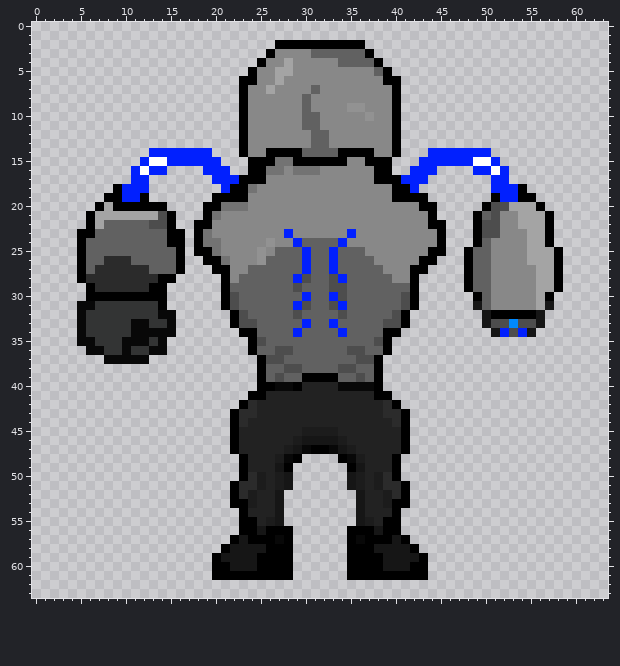
Pixel-art sprite: Characters/Robot/animations/Fugue_RobotModArmStand/BACK/RobotBackStand2.png. The first picture shows the starting point.
The file is 64x64 pixels. Colours within 5 levels of each other are drawn and written as one.
The same view after the edit:
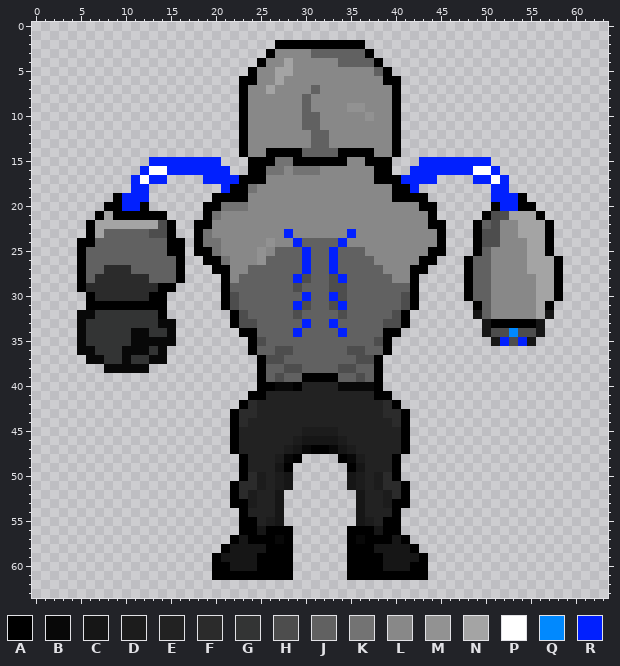
Palette (. is transparent): A #000000  B #080808  C #161616  D #1c1c1c  E #222222  F #2b2b2b  G #333434  H #4d4d4d  J #616161  K #737373  L #888888  M #929292  N #a4a4a4  P #ffffff  Q #0189fe  R #0120fe
The exact change:
@@ x 0..63 @@
 13 .......................ALLLLLLLJJLLLLLLLA.......................
-14 .............RRRRRRR...ALLAAAAJJJJAAAALLA...RRRRRRR.............
-15 ............RPPRRRRRR...AAAKKAAAAAALLAAA...RRRRRRPPR............
-16 ...........RPRR....RRR..AAKKLKKKLLLLLLAA..RRR....RRPR...........
-17 ...........RR.......RRRAAALLLLLLLLLLLLAAARRR.......RR...........
-18 .........ARRR........RAAKLLLLLLLLLLLLLLLAAR........RRRA.........
-19 ........AARRA.......AAAALLLLLLLLLLLLLLLLAAAA.......ARRAA........
-20 .......ANAAAAAA....AAKKKLLLLLLLLLLLLLLLLLLLAA.....AHHNNNA.......
-21 ......ANNNNNNNHA...AKLLLLLLLLLLLLLLLLLLLLLLLA....AJHLLNNNA......
-22 ......ANJJJJJHHA..AALLLLLLLLLLLLLLLLLLLLLLLLAA...AHHLLNNNA......
-23 .....AAJJJJJJJJAA.AKLLLLLLLLRLLLLLLRLLLLLLLLLA...AHHLLLNNA......
-24 .....AJJJJJJJJJAA.AKKLLLLLMLLRJJJJRLLLLLLLLLLA...AJLLLLNNA......
-25 .....AJJJJJJJJJJA.AAKLLLLMLJJJRJJRJJJLLLLLLLAA..AJJLLLLNNNA.....
-26 .....AJJFFFJJJJJA..AAKLLLMJJJJRJJRJJJJLLLLLAA...AJJLLLLNNNA.....
-27 .....AJFFFFFFJJJA...AALLJJJJJJRJJRJJJJJLLLAA....AJJLLLLLNNA.....
-28 .....AFFFFFFFFAA.....ALJJJJJJRHJJHRJJJJJLLA.....AJJLLLLLNNA.....
-29 ......AFFFFFFAA......AJJJJJJJHJJJHHJJJJJJJA.....AJJLLLLLNNA.....
-30 ......AAAAAAAAA......AHJJJJJJJRJJRHJJJJJJHA......AJLLLLLNA......
-31 .....BBGGGGGGGA......AHJJJJJJRHJJHRJJJJJJHA......CJLLLLLNC......
-32 .....BGGGGGGGGBB......AHJJJJJHJJJJHJJJJJHA........CAAAAAC.......
-33 .....BGGGGGBBGGB......AHHJJJJJRJJRJJJJJHHA........CHHQHHC.......
-34 .....BGGGGGBBBBB.......AAJJJJRJJJJRJJJJAA..........CRHRC........
-35 .....BBGGGBBBGB.........AHJJJJJJJJJJJJHA........................
-36 ......BBGGBGGBB.........AJJHHJJJJJJHHJJA........................
-37 ........BBBBB............AHHJJJJJJJJHHA.........................
-38 .........................AJJHHJJJJHHJJA.........................
+14 .......................ALLAAAAJJJJAAAALLA.......................
+15 .............RRRRRRRR...AAAKKAAAAAALLAAA...RRRRRRRR.............
+16 ............RPPRRRRRRR..AAKKLKKKLLLLLLAA..RRRRRRRPPR............
+17 ...........RPRR....RRRRAAALLLLLLLLLLLLAAARRRR....RRPR...........
+18 ...........RR........RAAKLLLLLLLLLLLLLLLAAR........RR...........
+19 .........ARRR.......AAAALLLLLLLLLLLLLLLLAAAA.......RRRA.........
+20 ........AARRA......AAKKKLLLLLLLLLLLLLLLLLLLAA......ARRAA........
+21 .......ANAAAAAA....AKLLLLLLLLLLLLLLLLLLLLLLLA.....AHHNNNA.......
+22 ......ANNNNNNNHA..AALLLLLLLLLLLLLLLLLLLLLLLLAA...AJHLLNNNA......
+23 ......ANJJJJJHHA..AKLLLLLLLLRLLLLLLRLLLLLLLLLA...AHHLLNNNA......
+24 .....AAJJJJJJJJAA.AKKLLLLLMLLRJJJJRLLLLLLLLLLA...AHHLLLNNA......
+25 .....AJJJJJJJJJAA.AAKLLLLMLJJJRJJRJJJLLLLLLLAA...AJLLLLNNA......
+26 .....AJJJJJJJJJJA..AAKLLLMJJJJRJJRJJJJLLLLLAA...AJJLLLLNNNA.....
+27 .....AJJFFFJJJJJA...AALLJJJJJJRJJRJJJJJLLLAA....AJJLLLLNNNA.....
+28 .....AJFFFFFFJJJA....ALJJJJJJRHJJHRJJJJJLLA.....AJJLLLLLNNA.....
+29 .....AFFFFFFFFAA.....AJJJJJJJHJJJHHJJJJJJJA.....AJJLLLLLNNA.....
+30 ......AFFFFFFAA......AHJJJJJJJRJJRHJJJJJJHA.....AJJLLLLLNNA.....
+31 ......AAAAAAAAA......AHJJJJJJRHJJHRJJJJJJHA......AJLLLLLNA......
+32 .....BBGGGGGGGA.......AHJJJJJHJJJJHJJJJJHA.......CJLLLLLNC......
+33 .....BGGGGGGGGBB......AHHJJJJJRJJRJJJJJHHA........CAAAAAC.......
+34 .....BGGGGGBBGGB.......AAJJJJRJJJJRJJJJAA.........CHHQHHC.......
+35 .....BGGGGGBBBBB........AHJJJJJJJJJJJJHA...........CRHRC........
+36 .....BBGGGBBBGB.........AJJHHJJJJJJHHJJA........................
+37 ......BBGGBGGBB..........AHHJJJJJJJJHHA.........................
+38 ........BBBBB............AJJHHJJJJHHJJA.........................
 39 .........................AJHJJAAAAJJHJA.........................
Where, in picture pixels (left, top, right, bottom), the same in both pictures:
changed: (77, 148, 212, 373)
changed: (428, 148, 563, 346)
